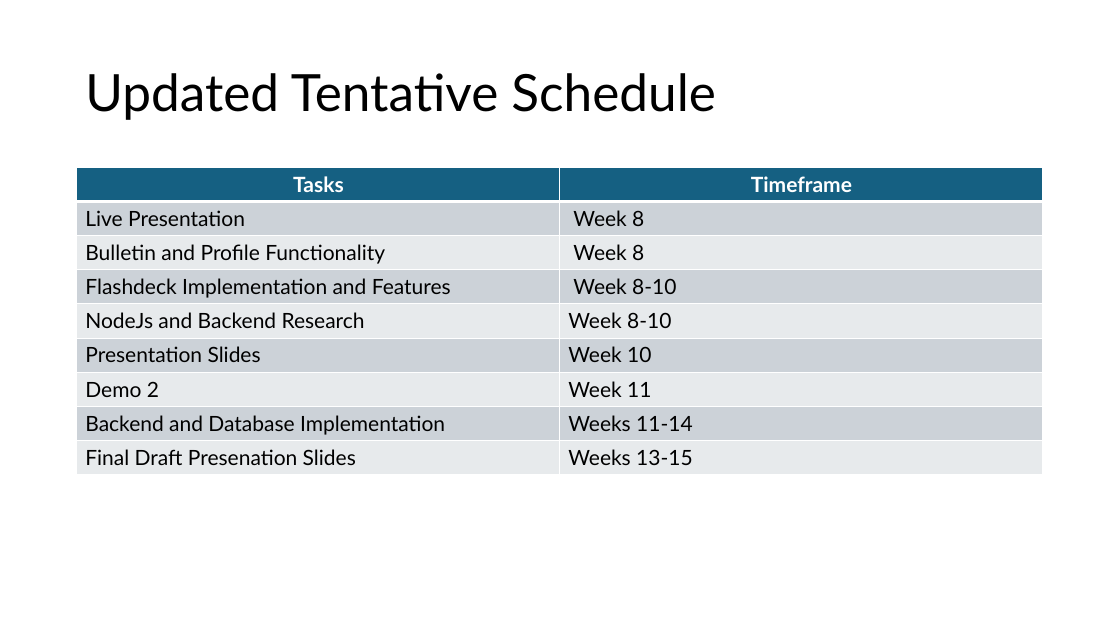
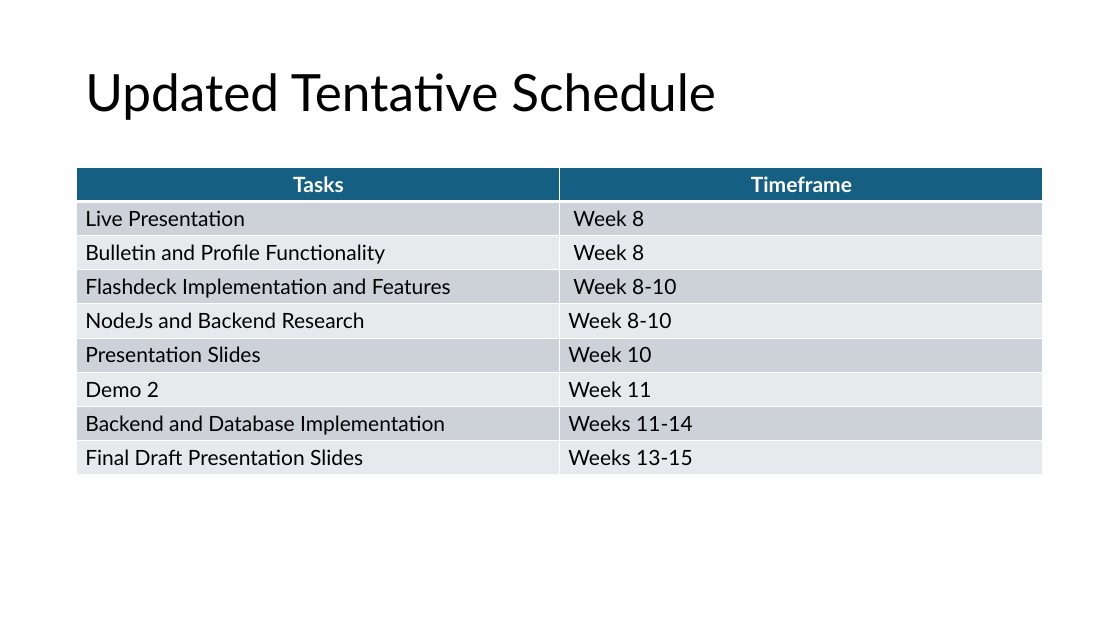
Before and after one commit to sfaruk2001/MyStudies, a slide deck: slide 12 of Design_Doc_MyStudies.pptx. Drawn at 1120x630 pixels with LibreOffice and Linux fonts; fonts in the diff are those of the drawing. Boxes give left, top, right and bottom in pixels: in the first picture for what was removed or moved away, otherwise in the second. Text is boxed around its words. In the diff, an @@ line names an element or a change of style, - is before the commit and + after.

Commit message:
Minor presentation update

```diff
--- a/Design_Doc_MyStudies.pptx
+++ b/Design_Doc_MyStudies.pptx
@@ table at box(77, 168, 1044, 475) @@
-row 9, column 1: Final Draft Presenation Slides
+row 9, column 1: Final Draft Presentation Slides
```
